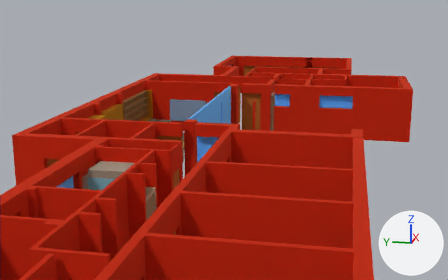
What one commit did to the glTF model pr-preview/pr-83/models/ground_floor.glb.
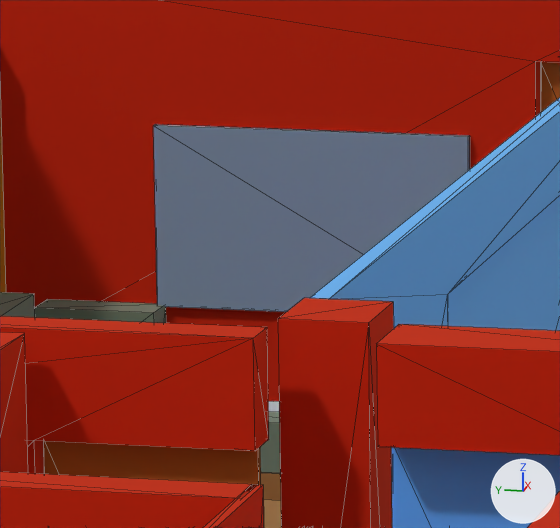
Old and new are each drawn from a 50 mm camera at (-5.78, 3.58, 8.48) aimed at (29.87, 10.71, -0.43) and again close up on the part from 34% to 48% of the width and 30% to 52% of the height. The lights are fixed; the arrows at lower right show +X, +Y and +Z. The last two pictures show the newer version. The close-ups show mesh edges as thin lines. Where no turn or scale is listed for an object, it has been applied to the vertices.

The scene before the commit, as lines of its bpy script (objects in view):
```python
me_appliance_002 = bpy.data.meshes.new('appliance.002')
me_appliance_002.from_pydata(...)  # a box spanning x -0.05..0.0, y 0.0..2.23, z 0.0..1.28
me_appliance_002.materials.append(mat_mat_7)  # pale blue #b0becd
me_masonry_016 = bpy.data.meshes.new('masonry.016')
me_masonry_016.from_pydata(...)  # 16 vertices, 28 faces; spans x 0.0..1.52, y -0.03..0.03, z 0.0..3.0
me_masonry_016.materials.append(mat_mat_0)  # red #e14628
me_masonry_019 = bpy.data.meshes.new('masonry.019')
me_masonry_019.from_pydata(...)  # a box spanning x 0.0..0.5, y -0.23..0.23, z 0.0..3.0
me_masonry_019.materials.append(mat_mat_0)  # red #e14628
ob_appliance_002 = bpy.data.objects.new('appliance.002', me_appliance_002)
ob_appliance_002.location = (29.899, 11.811, 0.65)
ob_masonry_016 = bpy.data.objects.new('masonry.016', me_masonry_016)
ob_masonry_016.location = (14.225, 9.475, 0.0)
ob_masonry_019 = bpy.data.objects.new('masonry.019', me_masonry_019)
ob_masonry_019.location = (19.0, 10.025, 0.0)
# also in view: 'masonry.046' at (15.62, 10.86, 1.5); 'door.017' at (30.02, 10.8, 1.22); 'glazing.009' at (24.25, 10.18, 1.25); 'upholstery.010' at (26.27, 12.25, 0.38); 'upholstery.007' at (29.17, 15.0, 0.38)
```
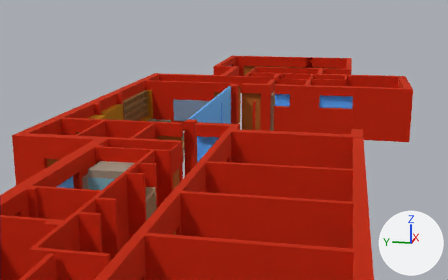
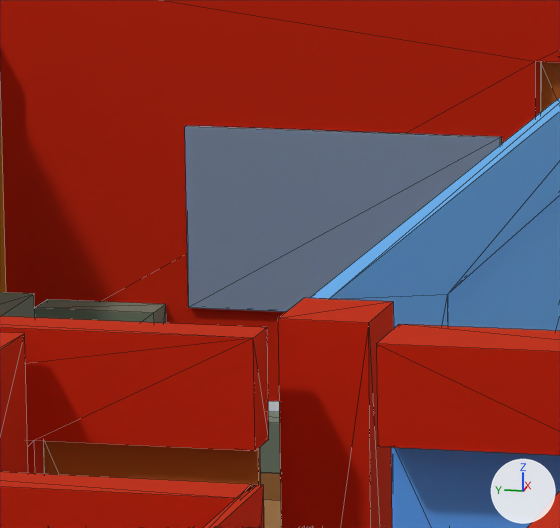
The change, as a diff of the scene's bpy script:
```diff
--- a/pr-preview/pr-83/models/ground_floor.glb.py
+++ b/pr-preview/pr-83/models/ground_floor.glb.py
@@ ob_appliance_002 @@
 ob_appliance_002 = bpy.data.objects.new('appliance.002', me_appliance_002)
-ob_appliance_002.location = (29.899, 11.811, 0.65)
+ob_appliance_002.location = (29.899, 11.586, 0.65)
```

Boxes [x1, y1, x2, y2] around the edits, measured in the close-ups (560 x 528 px):
'appliance.002', moved
    before: [153, 124, 470, 312]
    after: [185, 126, 502, 312]
